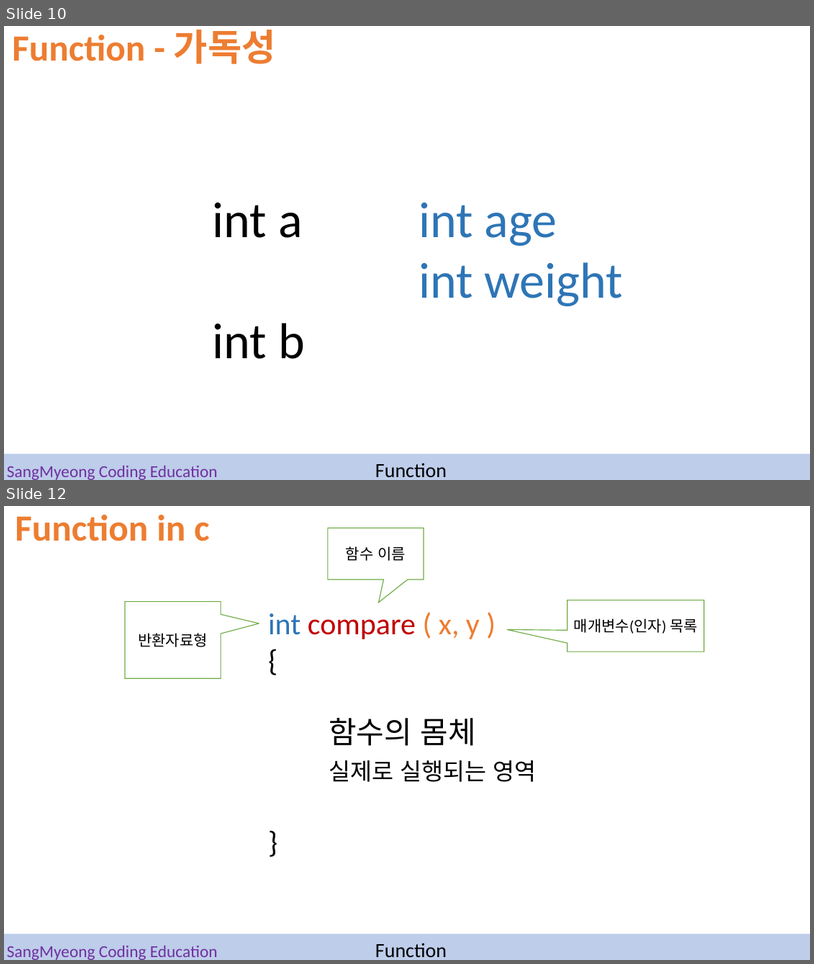
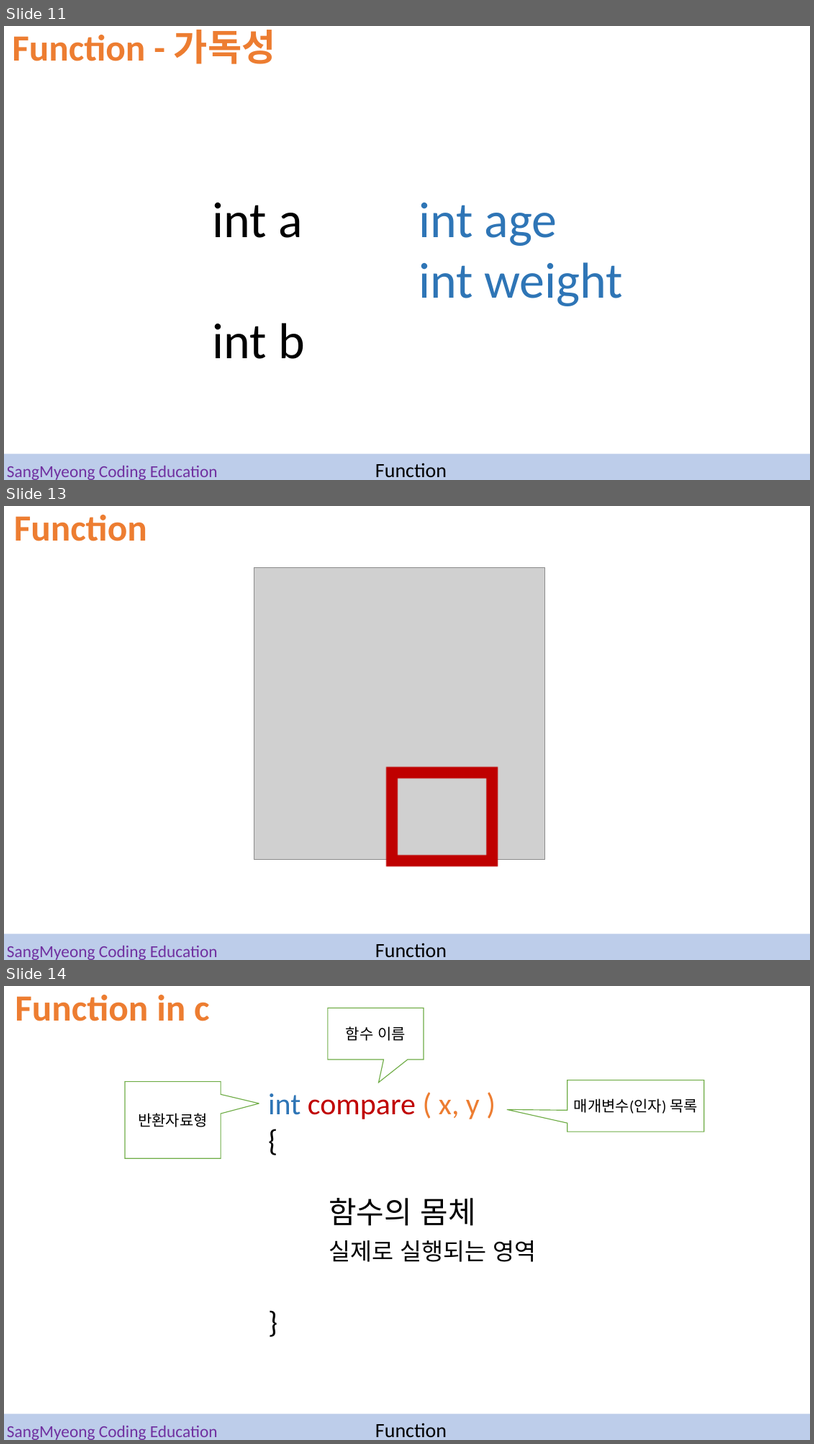
Before and after one commit to hhhhhhhhhhhhhhhhho/CE_basic_programming_course, a slide deck: 04.function/SMCE_ppt_04.pptx. Shown one above the other, each under a label of ours: slides 10 and 12 before the commit, slides 11, 13 and 14 after it; the slides between them are not shown. The pictures are 814x964 and 814x1444 pixels, drawn with LibreOffice and Linux fonts; fonts in the diff are those of the drawing; grey boxes stand for pictures. Boxes give left, top, right and bottom in pixels: in the first picture for what was removed or moved away, otherwise in the second. Text is boxed around its words. In the diff, an @@ line names an element or a change of style, - is before the commit and + after.

```diff
--- a/04.function/SMCE_ppt_04.pptx
+++ b/04.function/SMCE_ppt_04.pptx
@@ slide 13 added at (4,506,810,960), background #FFFFFF @@
@@ text added at (14,515,147,541), 44 pt, text #ED7D31, bold @@
+Function
@@ picture added at (255,568,546,860) @@
@@ frame added at (386,767,498,867), fill #C00000 @@
@@ rectangle added at (4,934,810,960), fill #4472C4 at 35% opacity @@
@@ title added at (7,945,218,960), 20 pt, text #7030A0 @@
+SangMyeong Coding Education
@@ subtitle added at (376,942,447,957), 24 pt, text #000000 @@
+Function
@@ what was slide 10 is now slide 11 @@
@@ what was slide 12 is now slide 14 @@
```
Also in this commit, not shown: 2 slides changed, 1 other slide added, 2 other files.
